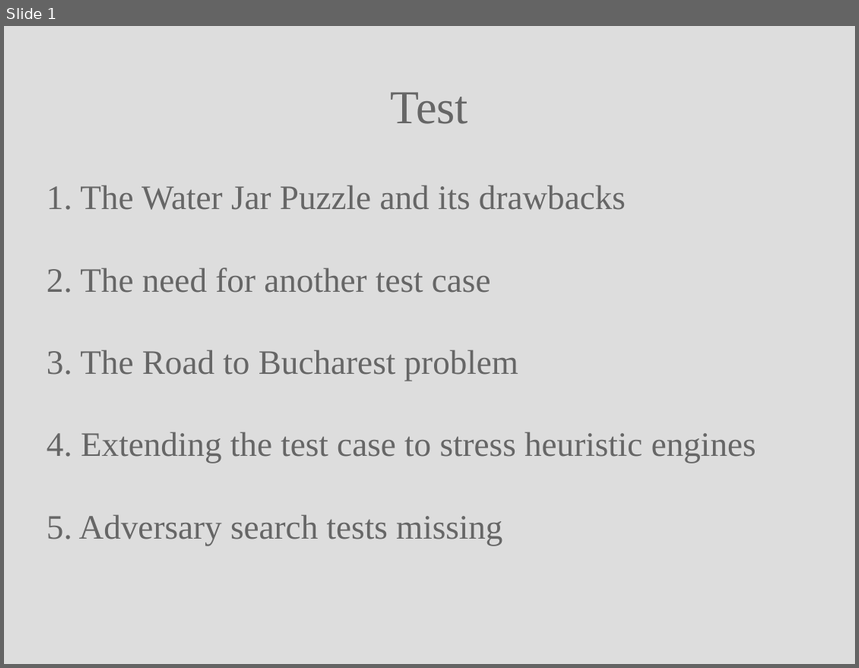
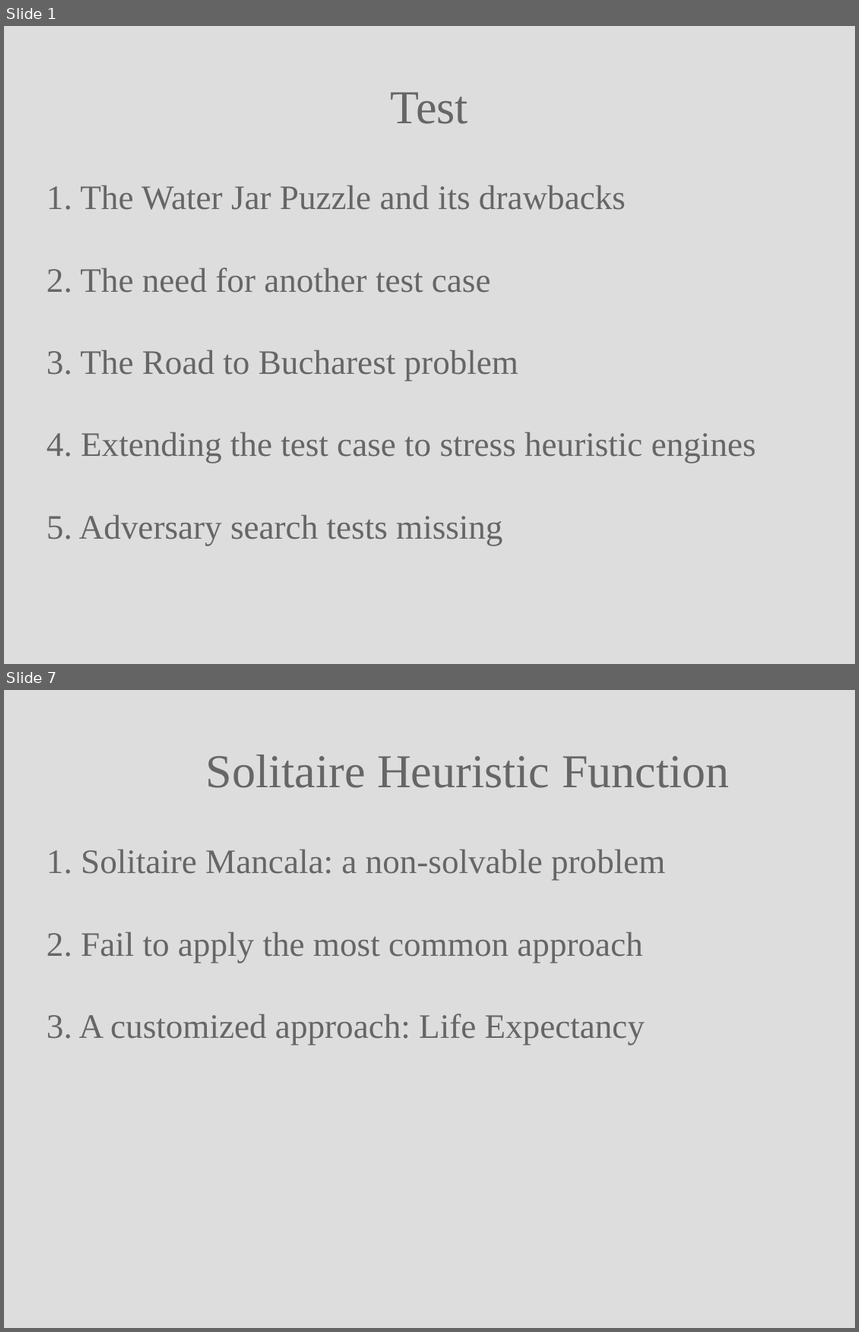
Before and after one commit to Noired/DOSE-Jan-8th-presentation, a slide deck: Slides/Keypoints.pptx. Shown one above the other, each under a label of ours: slide 1 before the commit, slides 1 and 7 after it; the slides between them are not shown. The pictures are 859x668 and 859x1332 pixels, drawn with LibreOffice and Linux fonts; fonts in the diff are those of the drawing. Boxes give left, top, right and bottom in pixels: in the first picture for what was removed or moved away, otherwise in the second. Text is boxed around its words. In the diff, an @@ line names an element or a change of style, - is before the commit and + after.

Commit message:
Solitaire Heuristic Function

```diff
--- a/Slides/Keypoints.pptx
+++ b/Slides/Keypoints.pptx
@@ slide 7 added at <box>4,690,855,1328</box>, background #DDDDDD @@
@@ text added at <box>206,755,730,788</box>, 44 pt, text #666666 @@
+Solitaire Heuristic Function
@@ text added at <box>47,850,665,1045</box>, 32 pt, text #666666 @@
+1. Solitaire Mancala: a non-solvable problem
+2. Fail to apply the most common approach
+3. A customized approach: Life Expectancy
```
Also in this commit, not shown: 9 other slides added, 4 slides removed, 14 other files.
